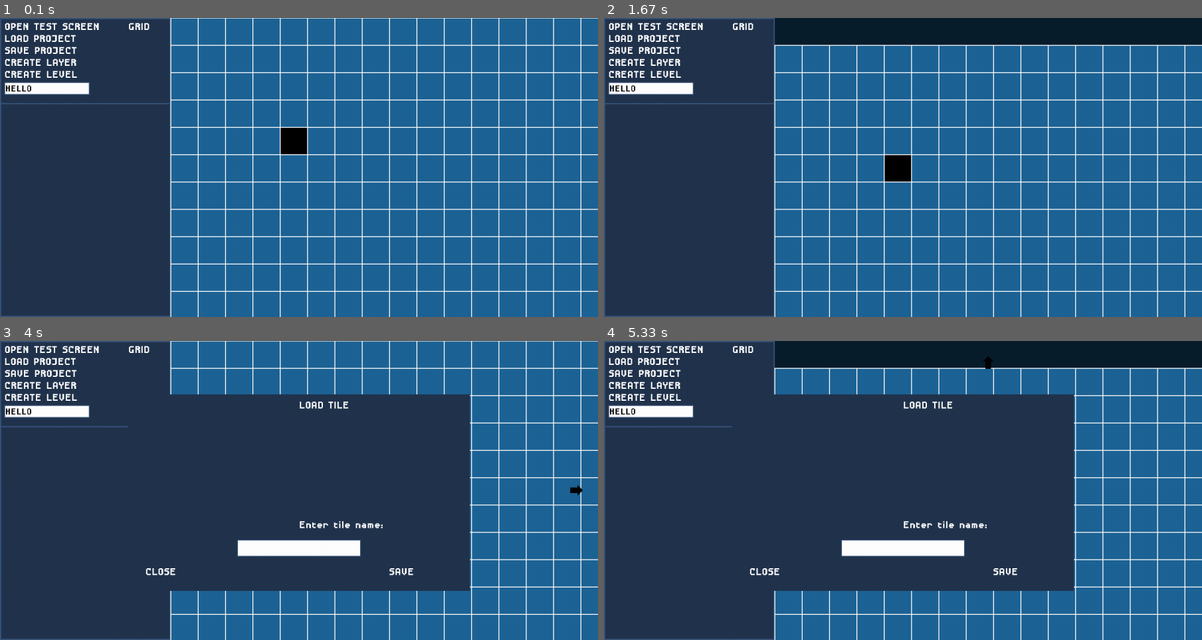
Above: before the commit, frames 1-4 (two rows, left to right).
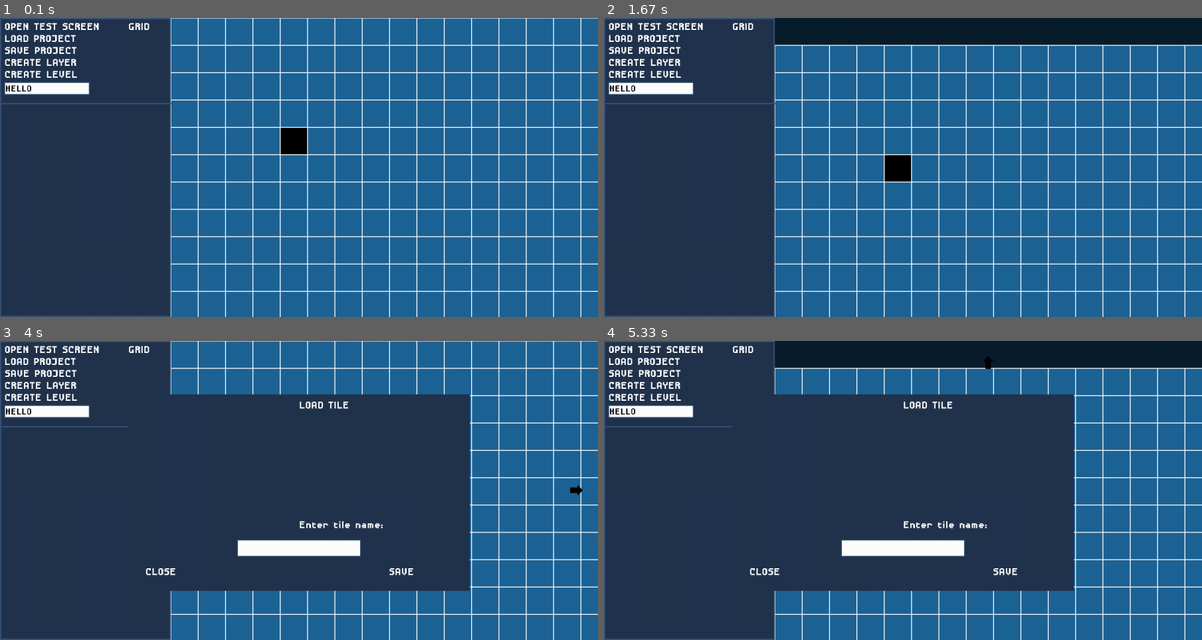
Above: after the commit, the same moments.

Repository: ImYourDope/PyGameLevelDesigner
Game: pygame game, started from main.py
Two runs of this game, one before a commit and one after it. Both use one fixed random seed, a clock stepped at 60 frames per second and the inputs below.
Inputs (mouse positions are in pixels of both pictures, inside the frame that each line leads up to):
- Up to frame 1 (0.1 s): no input
- Up to frame 2 (1.67 s): click "CREATE LEVEL" at 0.38 s; click (908, 185) at 0.72 s; click (986, 38) at 1.05 s; click (1124, 272) at 1.38 s
- Up to frame 3 (4 s): click "OPEN TEST SCREEN" at 1.72 s; click (382, 619) at 2.05 s; click (281, 439) at 2.38 s; click (203, 391) at 2.72 s; click (454, 463) at 3.05 s; click (574, 490) at 3.88 s
- Up to frame 4 (5.33 s): click (729, 433) at 4.22 s; click (986, 361) at 5.05 s

The runs differ from the first frame. In frame 1, 0.2% of the frame differs, in the area x 28-29%, y 0-100%; in frame 2, 0.2%; in frame 3, less than 0.1%; in frame 4, less than 0.1%.

Commit message:
Fixed bug with grid

Diff:
--- a/main.py
+++ b/main.py
@@ -37,11 +37,13 @@
 while True:
 
     # DRAW SECTION
+
     draw_ui_background(screen)
     draw_canvas(screen)
-    draw_ui(screen)
     if eventManager.grid_on:
         grid.draw(screen)
+    draw_ui(screen)
+
 
 
     layout_manager.draw(screen)
